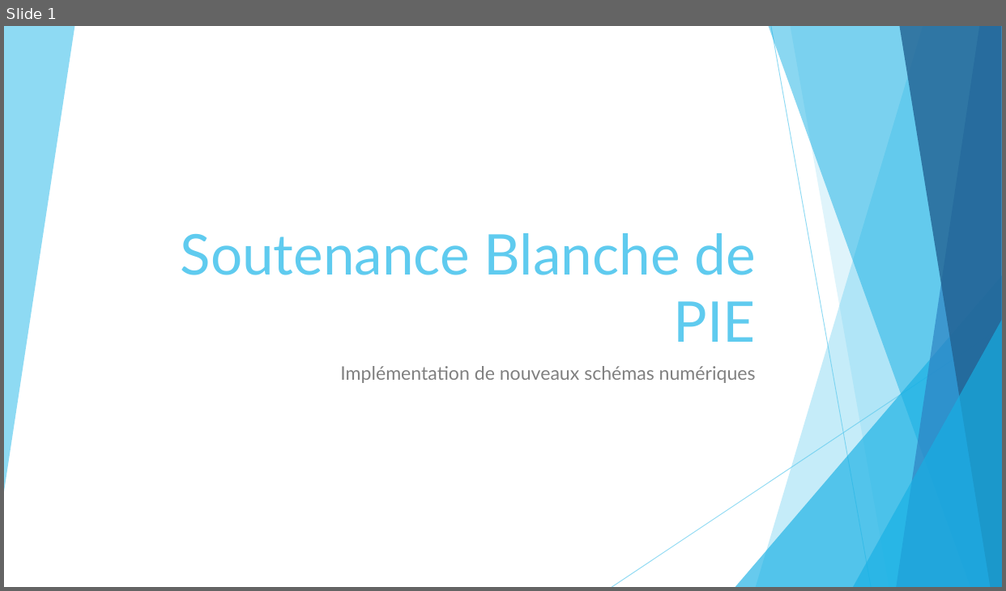
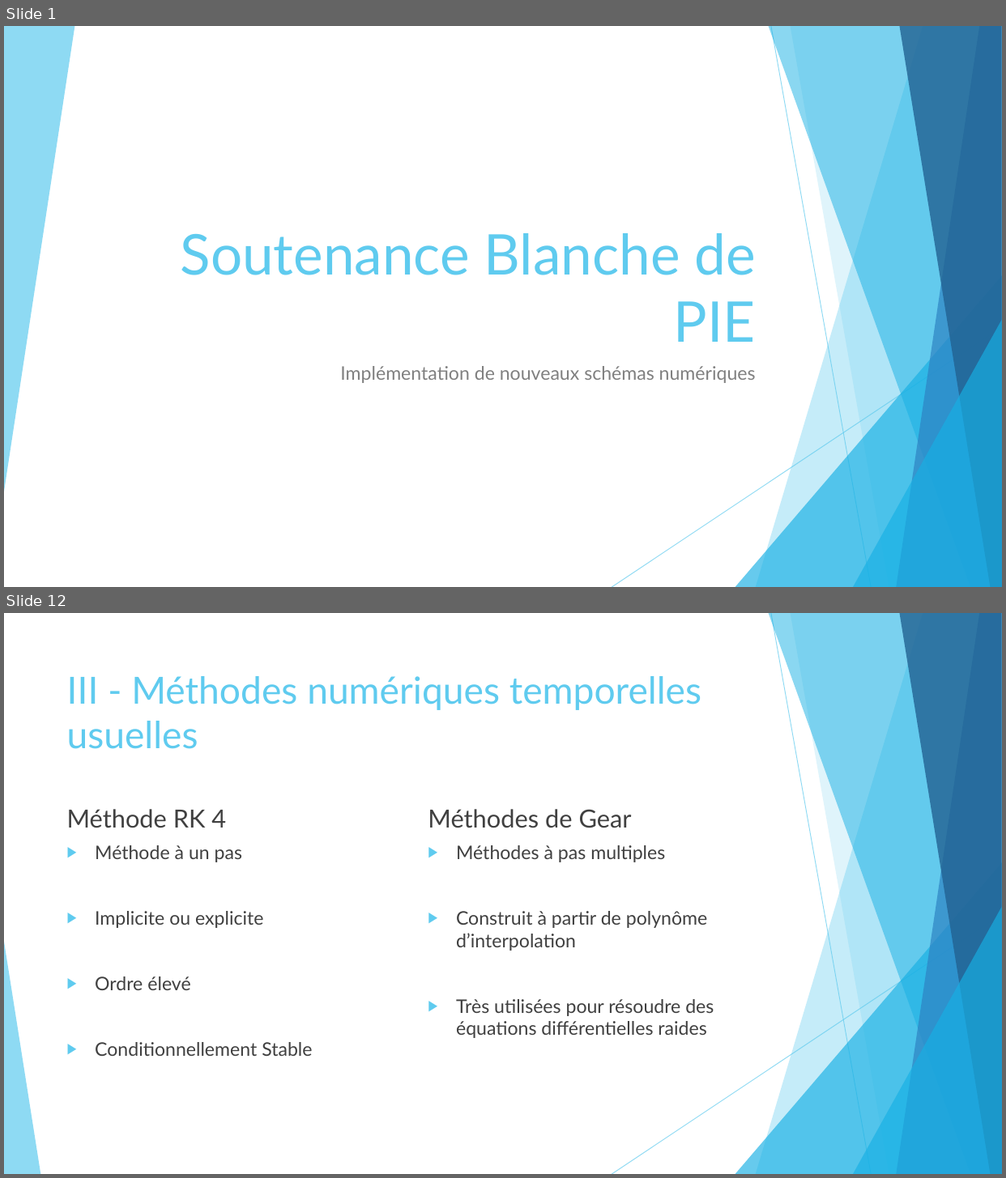
Before and after one commit to pierreXVI/PIE, a slide deck: oral_presentation/Oral_presentation_12_02_2019.pptx. Shown one above the other, each under a label of ours: slide 1 before the commit, slides 1 and 12 after it; the slides between them are not shown. The pictures are 1006x591 and 1006x1178 pixels, drawn with LibreOffice and Linux fonts; fonts in the diff are those of the drawing. Boxes give left, top, right and bottom in pixels: in the first picture for what was removed or moved away, otherwise in the second. Text is boxed around its words. In the diff, an @@ line names an element or a change of style, - is before the commit and + after.

```diff
--- a/oral_presentation/Oral_presentation_12_02_2019.pptx
+++ b/oral_presentation/Oral_presentation_12_02_2019.pptx
@@ slide 12 added at [4,613,1002,1174], background #FFFFFF; not listed: 9 template elements that a slide beside it also shows @@
@@ title added at [67,676,701,749], 36 pt, text #5FCBEF @@
+III - Méthodes numériques temporelles usuelles
@@ text added at [67,809,226,828], 24 pt, text #404040 @@
+Méthode RK 4
@@ text added at [428,809,632,828], 24 pt, text #404040 @@
+Méthodes de Gear
@@ text added at [95,845,312,1056], 18 pt, text #404040 @@
+▶ Méthode à un pas
+▶ Implicite ou explicite
+▶ Ordre élevé
+▶ Conditionnellement Stable
@@ text added at [456,845,714,1038], 18 pt, text #404040 @@
+▶ Méthodes à pas multiples
+▶ Construit à partir de polynôme d’interpolation
+▶ Très utilisées pour résoudre des équations différentielles raides
@@ triangle added at [4,942,40,1174], fill #5FCBEF at 70% opacity @@
```
Also in this commit, not shown: 2 slides changed, 16 other slides added, 3 other files.
